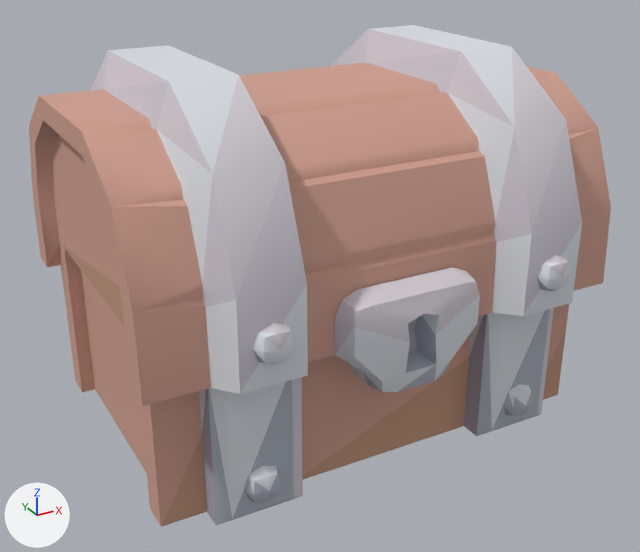
Two versions of the glTF model example_game/world/props/chest.prop/model.glb, one commit apart.
Before and after are seen from a camera (50 mm lens) standing at (-0.997, -1.835, 1.234) and looking at (-0.011, -0.042, 0.338). Lighting does not change. The marker at lower left points along +X, +Y and +Z. The older version comes first. Vertices at exactly the same position are counted once.

Names of what the first picture shows: 'model'.
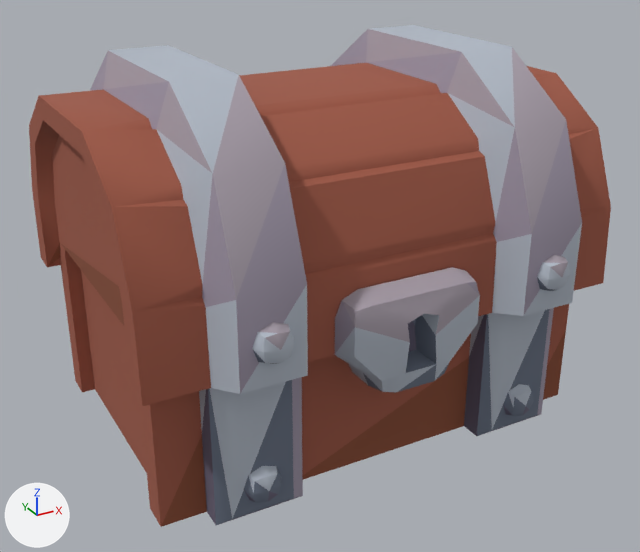
Patch to the scene script:
```diff
--- a/example_game/world/props/chest.prop/model.glb.py
+++ b/example_game/world/props/chest.prop/model.glb.py
@@ me_model @@
 me_model.from_pydata(...)  # 392 vertices, 728 faces; spans x -0.595..0.595, y -0.506..0.506, z -0.02..0.89
 # used by ob_model
+# me_model part 1: 312 faces centred in x -0.595..0.595, y -0.402..0.434, z -0.02..0.812 are repainted in the vertex colours; the middle colour goes from beige #d0a090 to brown #a05a47
+# me_model part 2: 156 faces centred in x -0.455..0.455, y -0.499..0.506, z 0.084..0.89 are repainted in the vertex colours; the middle colour goes from white #dbdfe5 to light grey #b4bcc8
+# me_model part 3: 129 faces centred in x -0.445..0.455, y -0.499..0.506, z 0.108..0.864 are repainted in the vertex colours; the middle colour goes from light grey #cec9d3 to grey #9e95a6
+# me_model part 4: 131 faces centred in x -0.455..0.455, y -0.488..0.483, z -0.02..0.415 are repainted in the vertex colours; the middle colour goes from grey #adb3be to greyish blue #6a7384
 me_model.materials.append(mat_style)
```

Location of each change, [x1, y1, x2, y2] in pixels of the pictures (640 x 552 px):
part 1 of me_model, recoloured (beige to brown)
    both: [29, 63, 611, 527]
part 2 of me_model, recoloured (white to light grey)
    both: [108, 25, 582, 519]
part 3 of me_model, recoloured (light grey to grey)
    both: [90, 29, 582, 498]
part 4 of me_model, recoloured
    both: [202, 277, 554, 525]
